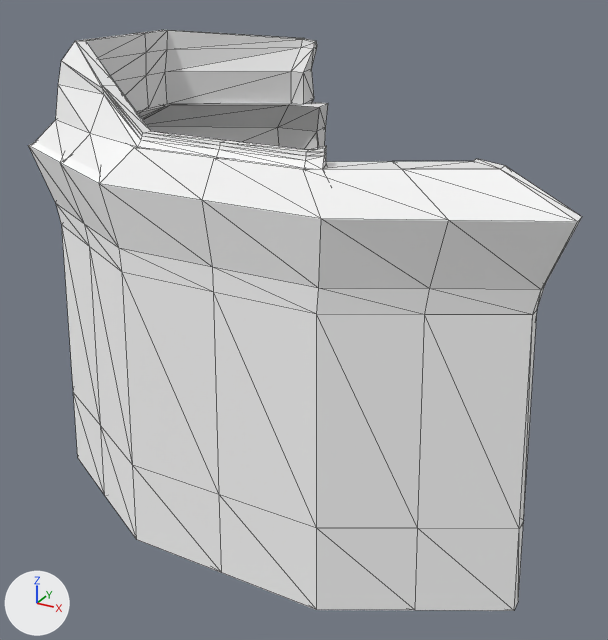
One commit to the OBJ model Models/person_hulk_cape.obj: the scene before it, then after it.
Rendered twice from a camera (50 mm lens) standing at (0.517, -0.926, 0.904) and looking at (0.012, -0.009, 0.445). Every picture has the same lights, and +X, +Y and +Z are marked at lower left. The picture after the commit comes second. Mesh edges are drawn as thin lines. Where no turn or scale is listed for an object, it has been applied to the vertices.

The first picture shows 'person_hulk_cape'.
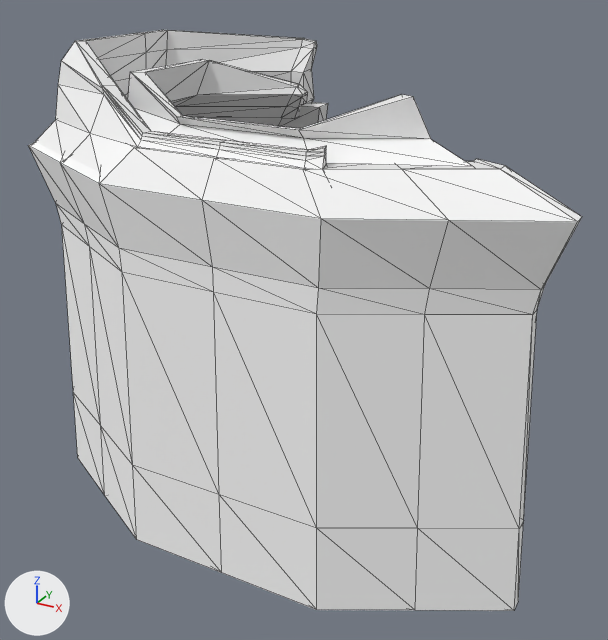
Boxes (x1, y1, x2, y2) around the edits, measured in the pictures (608 x 640 px):
part 1 of me_person_hulk_cape, added
    after: (128, 59, 473, 167)

Diff of the bpy script that builds the scene:
```diff
--- a/Models/person_hulk_cape.obj.py
+++ b/Models/person_hulk_cape.obj.py
@@ me_person_hulk_cape @@
 # used by ob_person_hulk_cape; location = (0.0, 0.0, 0.0)
-me_person_hulk_cape.from_pydata(...)  # 274 vertices, 536 faces; spans x -0.368..0.368, y -0.211..0.215, z 0.16..0.8
+me_person_hulk_cape.from_pydata(...)  # 330 vertices, 644 faces; spans x -0.368..0.368, y -0.211..0.215, z 0.16..0.8
+# me_person_hulk_cape part 1: a new loose piece of 56 vertices spanning x -0.302..0.284, y -0.162..0.176, z 0.68..0.765
 me_person_hulk_cape.materials.append(mat_stuff_plain)
```
